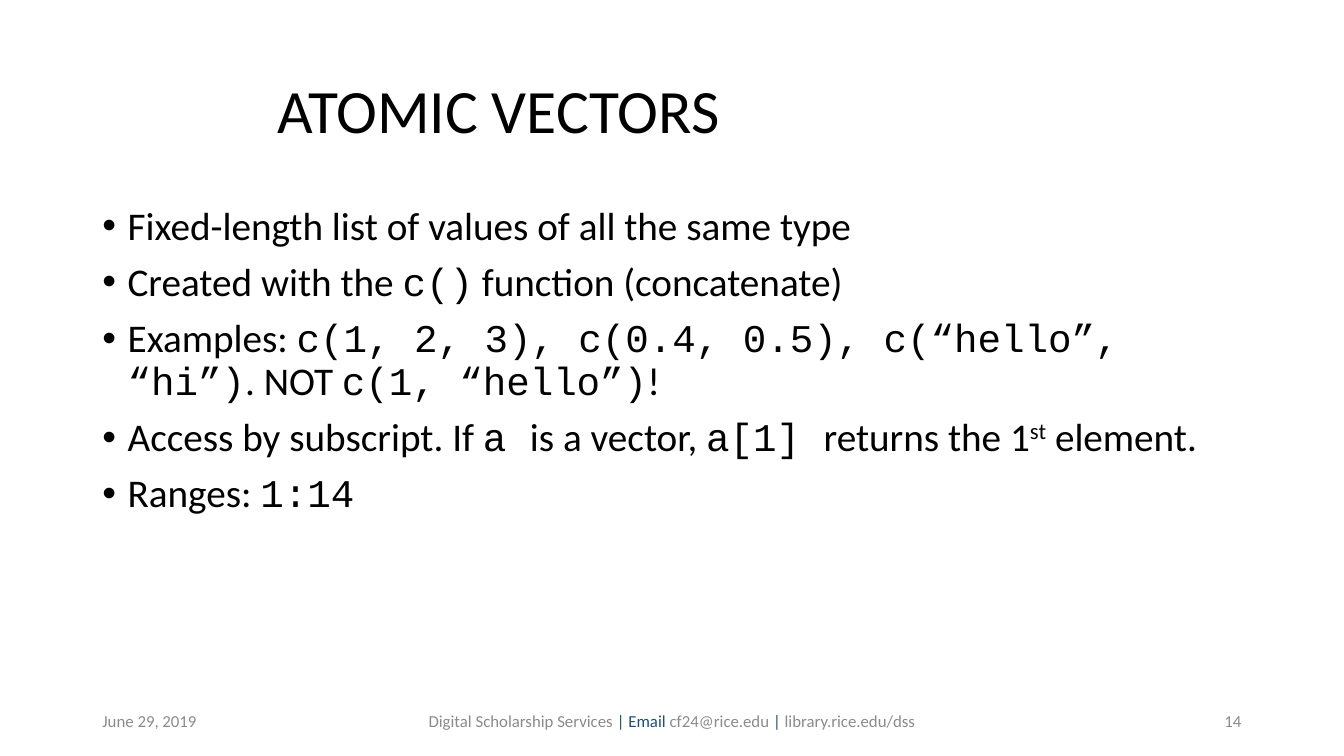
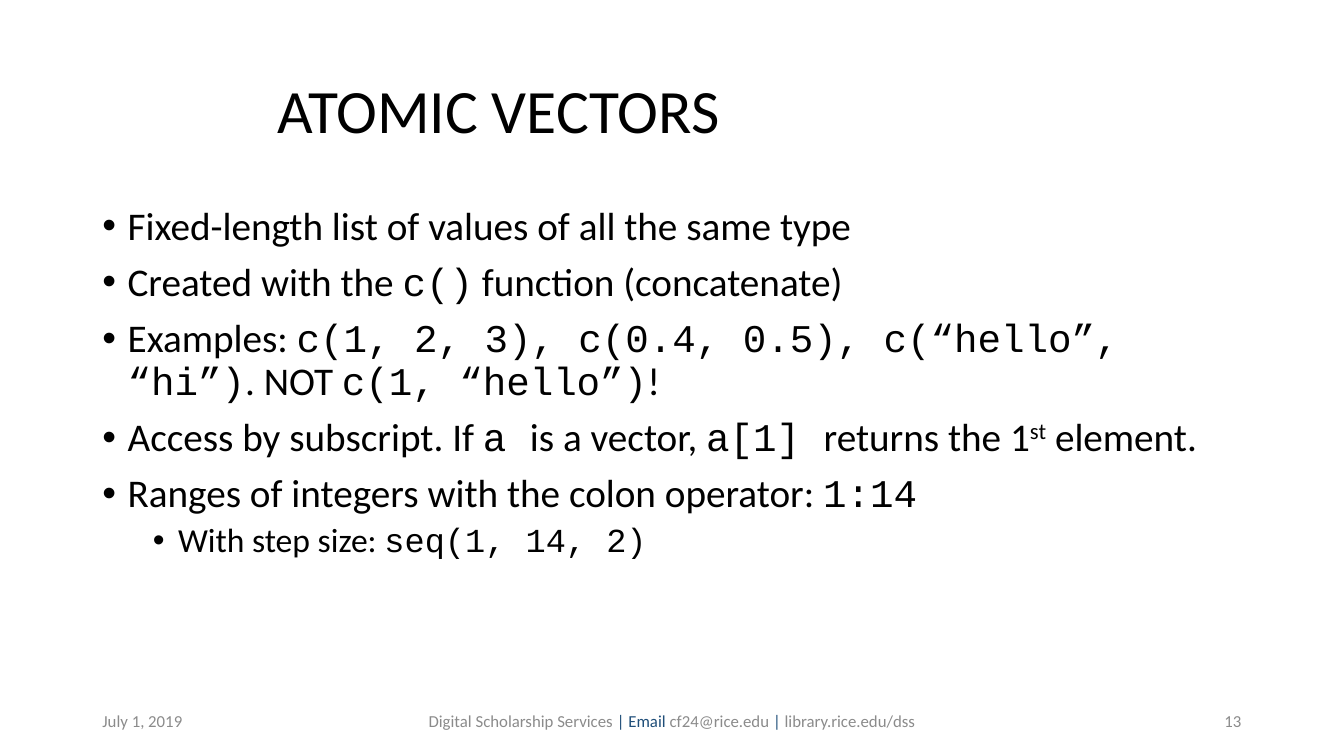
Before and after one commit to bakitybacon/rice-data-and-donuts, a slide deck: slide 13 of introR/Introduction to R.pptx (slide 14 before the commit). Drawn at 1344x756 pixels with LibreOffice and Linux fonts; fonts in the diff are those of the drawing; background and template pictures are left out. Boxes give left, top, right and bottom in pixels: in the first picture for what was removed or moved away, otherwise in the second. Text is boxed around its words. In the diff, an @@ line names an element or a change of style, - is before the commit and + after.

```diff
--- a/introR/Introduction to R.pptx
+++ b/introR/Introduction to R.pptx
@@ text at box(128, 479, 917, 559): text changed @@
-• Ranges: 1:14
+• Ranges of integers with the colon operator: 1:14
+  • With step size: seq(1, 14, 2)
@@ text at box(102, 715, 182, 730): text changed @@
-June 29, 2019
+July 1, 2019
@@ page number at box(1224, 716, 1241, 727): text changed @@
-14
+13
```
Also in this commit, not shown: 39 other slides changed, 2 slides removed.
